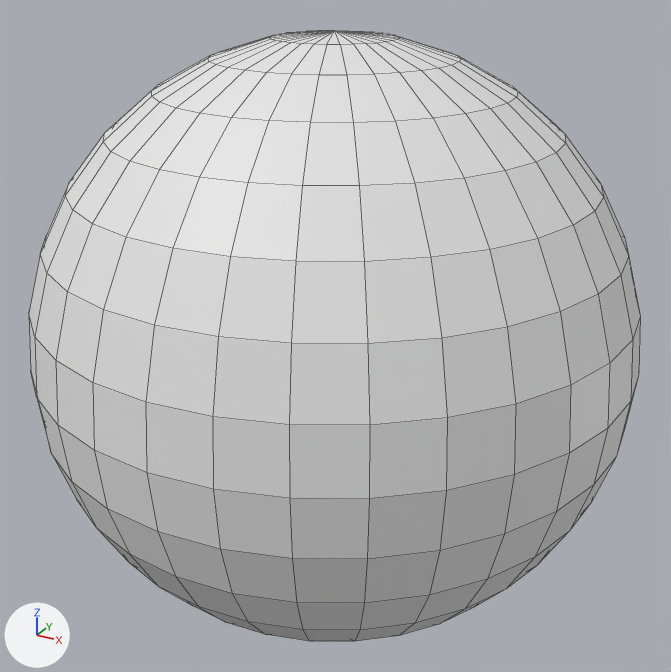
Two versions of the FBX model Modelos/Linterna_Dos_Manos/cube.fbx, one commit apart.
Rendered twice from a 50 mm camera at (1.414, -2.566, 1.283) aimed at (0.003, 0.001, -0.001). Every picture has the same lights, and +X, +Y and +Z are marked at lower left. Mesh edges are drawn as thin lines.
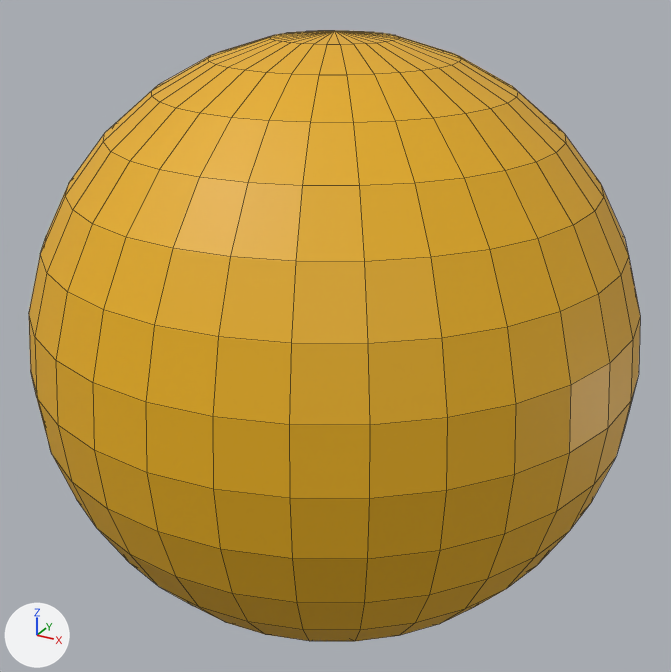
Pixel boxes (x1, y1, x2, y2) of what changed, in the pictures (671 x 672 px):
'Sphere', recoloured (white to orange)
    both: (29, 31, 640, 641)

The change in detail:
Picture 'base.png' (img_base_png) is new.
Material 'Material.001' (mat_material_001) is new.
Its texture is img_base_png.
me_sphere has 482 vertices, 512 faces and spans x -1.0..1.0, y -1.0..1.0, z -1.0..1.0.
me_sphere now uses material mat_material_001 (picture img_base_png).
